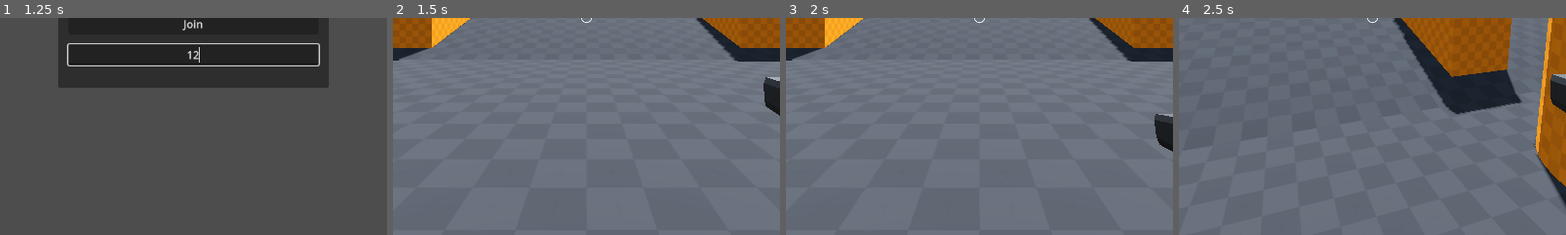
Above: before the commit, frames 1-4 (left to right).
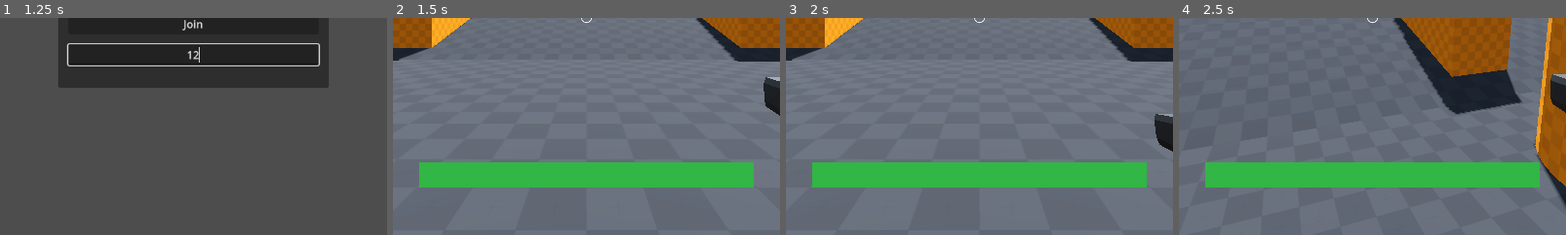
Above: after the commit, the same moments.

Repository: TwoBloodySpoons/blood-for-blood
Game: Godot game, scene res://world.tscn
The game is run twice, just before and just after one commit, with the same random seed, the same clock (stepped at 60 frames per second) and the same inputs.
Inputs (mouse positions are % of the whole screen's width and height, from its top left):
- Up to frame 1 (1.25 s): click (50, 59) at 0.52 s; type "12" at 0.6 s
- Up to frame 2 (1.5 s): click "Host" at 1.25 s
- Up to frame 3 (2 s): no input
- Up to frame 4 (2.5 s): tap Enter (ui_accept) at 2, 2.27 s; move the mouse to (55, 50) at 2.02 s; hold E (up) from 2.03 s (still down); click (55, 50) at 2.1 s
The pictures show only the part of the screen within x 25-75%, y 50-100%; the shares and areas given below are measured in that part.

Frame 1 is identical in both runs. In frame 2, 10% of the frame differs, in the area x 6-94%, y 66-79%; in frame 3, 10%; in frame 4, 10%.

Commit message:
project complete

Diff:
--- a/player.gd
+++ b/player.gd
@@ -1,4 +1,6 @@
 extends CharacterBody3D
+
+signal health_changed(health_value)
 
 @onready var camera = $Camera3D
 @onready var anim_player = $AnimationPlayer
@@ -77,7 +79,7 @@
 	if health <= 0:
 		health = 3
 		position = Vector3.ZERO
-
+	health_changed.emit(health)
 
 func _on_animation_player_animation_finished(anim_name):
 	if anim_name == "shoot":
--- a/player.tscn
+++ b/player.tscn
@@ -1,9 +1,8 @@
-[gd_scene load_steps=18 format=3 uid="uid://w1jc6cgpmolg"]
+[gd_scene load_steps=17 format=3 uid="uid://w1jc6cgpmolg"]
 
 [ext_resource type="Script" path="res://player.gd" id="1_qpqix"]
 [ext_resource type="PackedScene" uid="uid://d0oux2xx2bqqv" path="res://Assets/RocketPistol.gltf" id="2_4kh88"]
 [ext_resource type="Texture2D" uid="uid://bvqcbxkhlh5at" path="res://addons/kenney_particle_pack/star_06.png" id="3_d02mr"]
-[ext_resource type="Texture2D" uid="uid://del3rcjcwnk3i" path="res://addons/kenney_particle_pack/circle_02.png" id="4_sqvv8"]
 
 [sub_resource type="CapsuleMesh" id="CapsuleMesh_pibml"]
 
@@ -189,17 +188,6 @@
 process_material = SubResource("ParticleProcessMaterial_mc0l2")
 draw_pass_1 = SubResource("PlaneMesh_qvvj0")
 
-[node name="TextureRect" type="TextureRect" parent="Camera3D"]
-anchors_preset = 15
-anchor_right = 1.0
-anchor_bottom = 1.0
-grow_horizontal = 2
-grow_vertical = 2
-scale = Vector2(0.04, 0.04)
-pivot_offset = Vector2(576, 324)
-texture = ExtResource("4_sqvv8")
-stretch_mode = 5
-
 [node name="RayCast3D" type="RayCast3D" parent="Camera3D"]
 target_position = Vector3(0, 0, -50)
 collision_mask = 2
--- a/world.gd
+++ b/world.gd
@@ -2,6 +2,8 @@
 
 @onready var main_menu = $CanvasLayer/MainMenu
 @onready var address_entry =$CanvasLayer/MainMenu/MarginContainer/VBoxContainer/AddressEntry
+@onready var hud = $CanvasLayer/HUD
+@onready var health_bar = $CanvasLayer/HUD/HealthBar
 
 const Player = preload("res://player.tscn")
 const PORT = 9999
@@ -17,19 +19,24 @@
 
 func _on_host_button_pressed():
 	main_menu.hide()
+	hud.show()
 
 	enet_peer.create_server(PORT)
 	multiplayer.multiplayer_peer = enet_peer
 	multiplayer.peer_connected.connect(add_player)
+	multiplayer.peer_disconnected.connect(remove_player)
 
 	add_player(multiplayer.get_unique_id())
+
+	#upnp_setup()
 	pass # Replace with function body.
 
 
 func _on_join_button_pressed():
 	main_menu.hide()
+	hud.show()
 
-	enet_peer.create_client("localhost", PORT)
+	enet_peer.create_client("localhost", PORT) #replace "localhost" with address_entry.text
 	multiplayer.multiplayer_peer = enet_peer
 	pass # Replace with function body.
 
@@ -37,3 +44,33 @@
 	var player = Player.instantiate()
 	player.name = str(peer_id)
 	add_child(player)
+	if player.is_multiplayer_authority():
+		player.health_changed.connect(update_health)
+
+func remove_player(peer_id):
+	var player = get_node_or_null(str(peer_id))
+	if player:
+		player.queue_free()
+
+func update_health(health_value):
+	health_bar.value = health_value
+
+func _on_multiplayer_spawner_spawned(node):
+	if node.is_multiplayer_authority():
+		node.health_changed.connect(update_health)
+
+func upnp_setup():
+	var upnp = UPNP.new()
+
+	var discover_result = upnp.discover()
+	assert(discover_result == UPNP.UPNP_RESULT_SUCCESS, \
+		"UPNP Discover Failed! Error %s" % discover_result)
+
+	assert(upnp.get_gateway() and upnp.get_gateway().is_valid_gateway(), \
+		"UPNP Invalid Gateway!")
+
+	var map_result = upnp.add_port_mapping(PORT)
+	assert(map_result == UPNP.UPNP_RESULT_SUCCESS, \
+		"UPNP Port Mapping Failed! Error %s" % map_result)
+
+	print("Success! Join Address: %s" % upnp.query_external_address())
--- a/world.tscn
+++ b/world.tscn
@@ -1,7 +1,8 @@
-[gd_scene load_steps=6 format=3 uid="uid://bw22ekfhi3mjl"]
+[gd_scene load_steps=9 format=3 uid="uid://bw22ekfhi3mjl"]
 
 [ext_resource type="Script" path="res://world.gd" id="1_6v53p"]
 [ext_resource type="PackedScene" uid="uid://cjwofupj2s1xl" path="res://arena_01.tscn" id="1_hnbtq"]
+[ext_resource type="Texture2D" uid="uid://del3rcjcwnk3i" path="res://addons/kenney_particle_pack/circle_02.png" id="3_3bd4j"]
 
 [sub_resource type="ProceduralSkyMaterial" id="ProceduralSkyMaterial_dkuca"]
 sky_horizon_color = Color(0.64625, 0.65575, 0.67075, 1)
@@ -15,6 +16,12 @@
 sky = SubResource("Sky_qt1n3")
 tonemap_mode = 2
 glow_enabled = true
+
+[sub_resource type="StyleBoxFlat" id="StyleBoxFlat_xxwhm"]
+bg_color = Color(0.913725, 0, 0.27451, 1)
+
+[sub_resource type="StyleBoxFlat" id="StyleBoxFlat_vo4bp"]
+bg_color = Color(0.196078, 0.713726, 0.270588, 1)
 
 [node name="World" type="Node"]
 script = ExtResource("1_6v53p")
@@ -71,9 +78,49 @@
 placeholder_text = "Enter Address to Join Here"
 alignment = 1
 
+[node name="HUD" type="Control" parent="CanvasLayer"]
+visible = false
+layout_mode = 3
+anchors_preset = 15
+anchor_right = 1.0
+anchor_bottom = 1.0
+grow_horizontal = 2
+grow_vertical = 2
+mouse_filter = 2
+
+[node name="TextureRect" type="TextureRect" parent="CanvasLayer/HUD"]
+layout_mode = 1
+anchors_preset = 15
+anchor_right = 1.0
+anchor_bottom = 1.0
+grow_horizontal = 2
+grow_vertical = 2
+scale = Vector2(0.04, 0.04)
+pivot_offset = Vector2(576, 324)
+texture = ExtResource("3_3bd4j")
+stretch_mode = 5
+
+[node name="HealthBar" type="ProgressBar" parent="CanvasLayer/HUD"]
+layout_mode = 1
+anchors_preset = 15
+anchor_right = 1.0
+anchor_bottom = 1.0
+offset_left = 328.0
+offset_top = 540.0
+offset_right = -328.0
+offset_bottom = -70.0
+grow_horizontal = 2
+grow_vertical = 2
+theme_override_styles/background = SubResource("StyleBoxFlat_xxwhm")
+theme_override_styles/fill = SubResource("StyleBoxFlat_vo4bp")
+max_value = 3.0
+value = 3.0
+show_percentage = false
+
 [node name="MultiplayerSpawner" type="MultiplayerSpawner" parent="."]
 _spawnable_scenes = PackedStringArray("res://player.tscn")
 spawn_path = NodePath("..")
 
 [connection signal="pressed" from="CanvasLayer/MainMenu/MarginContainer/VBoxContainer/HostButton" to="." method="_on_host_button_pressed"]
 [connection signal="pressed" from="CanvasLayer/MainMenu/MarginContainer/VBoxContainer/JoinButton" to="." method="_on_join_button_pressed"]
+[connection signal="spawned" from="MultiplayerSpawner" to="." method="_on_multiplayer_spawner_spawned"]
Not shown, added: export_presets.cfg
